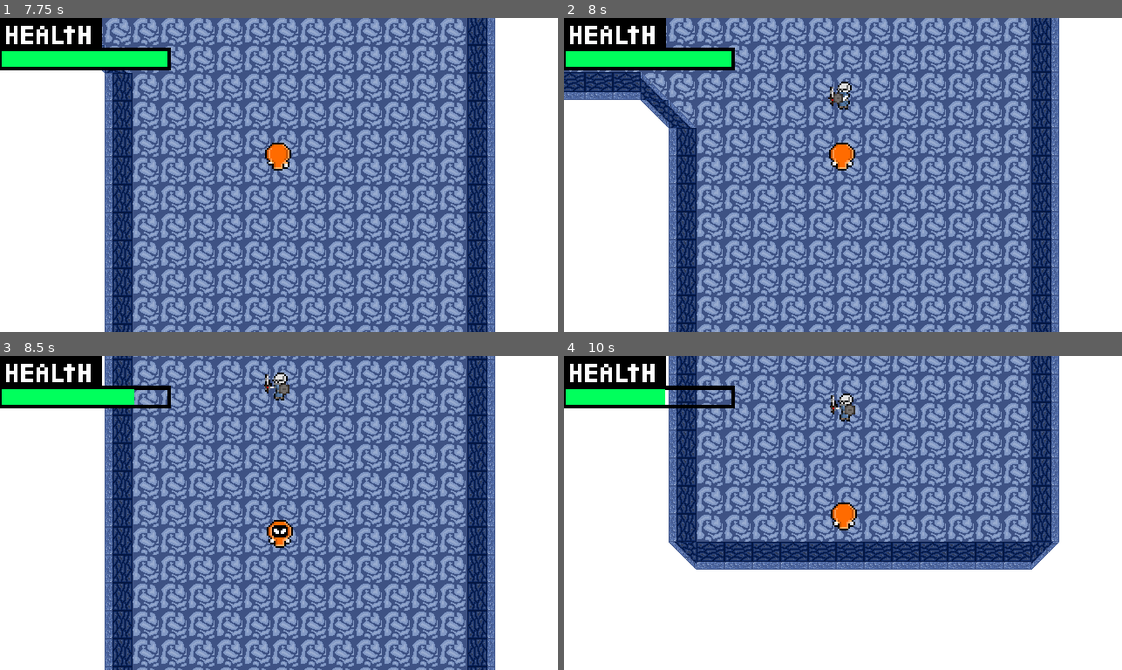
Above: before the commit, frames 1-4 (two rows, left to right).
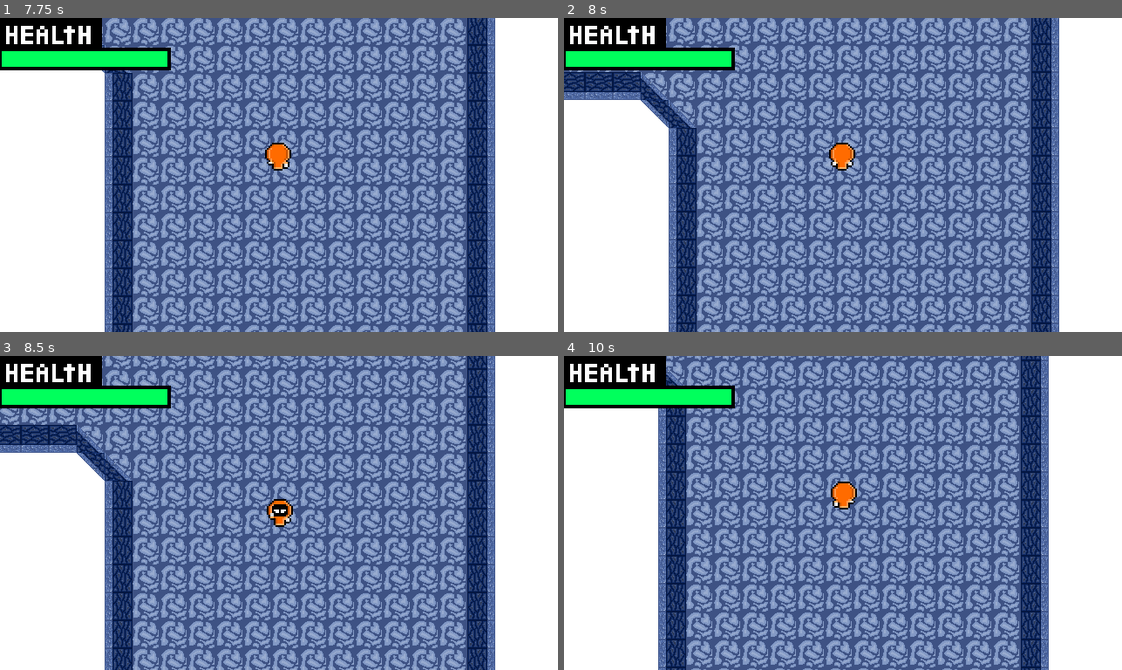
Above: after the commit, the same moments.

Repository: Endobear/Soul-Dungeon
Game: Godot game, scene res://Cenas/TesteBatalha.tscn
The game is run twice, just before and just after one commit, with the same random seed, the same clock (stepped at 60 frames per second) and the same inputs. This scene is started directly instead of the project's main scene.
Inputs (mouse positions are in pixels of both pictures, inside the frame that each line leads up to):
- Up to frame 1 (7.75 s): tap Enter (ui_accept) at 0.5, 0.77, 1.52, 3.02, 3.77, 4.52, 6.02, 6.77, 7.52 s; move the mouse to (401, 159) at 0.52 s; hold Up (mover_cima) 0.53-1.28 s; click (401, 159) at 0.6 s; move the mouse to (167, 190) at 1.27 s; hold Down (mover_baixo) 1.28-2.03 s; right-click (167, 190) at 1.35 s; move the mouse to (334, 105) at 2.02 s; hold Up (mover_cima) 2.03-3.53 s; tap Right (mover_dire) at 2.1, 5.85 s; move the mouse to (251, 237) at 2.77 s; tap Left (mover_esq) at 2.85, 6.6 s; move the mouse to (446, 222) at 3.52 s; hold Shift 3.53-4.28 s; hold Down (mover_baixo) 3.53-5.78 s; move the mouse to (111, 127) at 4.27 s; click (111, 127) at 4.35 s; move the mouse to (306, 175) at 5.02 s; right-click (306, 175) at 5.1 s; move the mouse to (195, 96) at 5.77 s; hold Up (mover_cima) from 5.78 s (still down); move the mouse to (401, 159) at 6.52 s; move the mouse to (167, 190) at 7.27 s; tap Shift at 7.35 s
- Up to frame 2 (8 s): keep holding Up (mover_cima)
- Up to frame 3 (8.5 s): move the mouse to (334, 443) at 8.02 s; release Up (mover_cima) at 8.03 s; hold Down (mover_baixo) from 8.03 s (still down); click (334, 443) at 8.1 s
- Up to frame 4 (10 s): move the mouse to (815, 575) at 8.77 s; right-click (815, 575) at 8.85 s; tap Enter (ui_accept) at 9.02, 9.77 s; move the mouse to (1010, 560) at 9.52 s; release Down (mover_baixo) at 9.53 s; hold Up (mover_cima) from 9.53 s (still down); tap Right (mover_dire) at 9.6 s

Frame 1 is identical in both runs. In frame 2, 0.2% of the frame differs, in the area x 47-52%, y 20-30%; in frame 3, 39%; in frame 4, 54%, in the area x 16-89%, y 0-100%.

Commit message:
coiso

Diff:
--- /dev/null
+++ b/Cenas/ArmaduraVazia.tres
@@ -0,0 +1,750 @@
+[gd_resource type="SpriteFrames" load_steps=103 format=3 uid="uid://b1q7buq5ylrn7"]
+
+[ext_resource type="Texture2D" uid="uid://7vhmsoyye1g1" path="res://armadura vazio frente.png" id="1_pmnn4"]
+[ext_resource type="Texture2D" uid="uid://bc5g6e0d15uu0" path="res://armadura vazio atras.png" id="2_nt3qp"]
+[ext_resource type="Texture2D" uid="uid://wpvpvmr8fnu1" path="res://Cenas/armadura vazia andar direita.png" id="3_wdeck"]
+[ext_resource type="Texture2D" uid="uid://bv2gnllan1lvk" path="res://Cenas/armadura vazia andar esquerda.png" id="4_sfk5b"]
+[ext_resource type="Texture2D" uid="uid://csbundc4l6hvb" path="res://Cenas/armadura vazia atacando frente.png" id="5_us3ab"]
+[ext_resource type="Texture2D" uid="uid://deud2meaxlau1" path="res://Cenas/armadura vazia atacando atrás.png" id="6_scxrb"]
+[ext_resource type="Texture2D" uid="uid://gkwouq4bfp3x" path="res://Cenas/armadura vazia atacar direita.png" id="7_76cjc"]
+[ext_resource type="Texture2D" uid="uid://3i47wq470t5l" path="res://Cenas/armadura vazia atacar esquerda.png" id="8_fu1fo"]
+[ext_resource type="Texture2D" uid="uid://depcmdbn1wt20" path="res://Cenas/armadura vazio parado.png" id="9_stixv"]
+
+[sub_resource type="AtlasTexture" id="AtlasTexture_u3d1o"]
+atlas = ExtResource("1_pmnn4")
+region = Rect2(0, 0, 64, 64)
+
+[sub_resource type="AtlasTexture" id="AtlasTexture_w4dii"]
+atlas = ExtResource("1_pmnn4")
+region = Rect2(64, 0, 64, 64)
+
+[sub_resource type="AtlasTexture" id="AtlasTexture_a4av4"]
+atlas = ExtResource("1_pmnn4")
+region = Rect2(0, 64, 64, 64)
+
+[sub_resource type="AtlasTexture" id="AtlasTexture_c7bxh"]
+atlas = ExtResource("2_nt3qp")
+region = Rect2(0, 0, 64, 64)
+
+[sub_resource type="AtlasTexture" id="AtlasTexture_otmdr"]
+atlas = ExtResource("2_nt3qp")
+region = Rect2(64, 0, 64, 64)
+
+[sub_resource type="AtlasTexture" id="AtlasTexture_pbd6s"]
+atlas = ExtResource("2_nt3qp")
+region = Rect2(0, 64, 64, 64)
+
+[sub_resource type="AtlasTexture" id="AtlasTexture_6rsip"]
+atlas = ExtResource("3_wdeck")
+region = Rect2(0, 0, 64, 64)
+
+[sub_resource type="AtlasTexture" id="AtlasTexture_b02lb"]
+atlas = ExtResource("3_wdeck")
+region = Rect2(64, 0, 64, 64)
+
+[sub_resource type="AtlasTexture" id="AtlasTexture_0rd3l"]
+atlas = ExtResource("3_wdeck")
+region = Rect2(0, 64, 64, 64)
+
+[sub_resource type="AtlasTexture" id="AtlasTexture_khxhb"]
+atlas = ExtResource("3_wdeck")
+region = Rect2(64, 64, 64, 64)
+
+[sub_resource type="AtlasTexture" id="AtlasTexture_558na"]
+atlas = ExtResource("4_sfk5b")
+region = Rect2(0, 0, 64, 64)
+
+[sub_resource type="AtlasTexture" id="AtlasTexture_ayf86"]
+atlas = ExtResource("4_sfk5b")
+region = Rect2(64, 0, 64, 64)
+
+[sub_resource type="AtlasTexture" id="AtlasTexture_v5ply"]
+atlas = ExtResource("4_sfk5b")
+region = Rect2(0, 64, 64, 64)
+
+[sub_resource type="AtlasTexture" id="AtlasTexture_yrnqa"]
+atlas = ExtResource("4_sfk5b")
+region = Rect2(64, 64, 64, 64)
+
+[sub_resource type="AtlasTexture" id="AtlasTexture_xi0io"]
+atlas = ExtResource("5_us3ab")
+region = Rect2(0, 0, 64, 64)
+
+[sub_resource type="AtlasTexture" id="AtlasTexture_en16i"]
+atlas = ExtResource("5_us3ab")
+region = Rect2(64, 0, 64, 64)
+
+[sub_resource type="AtlasTexture" id="AtlasTexture_obf7k"]
+atlas = ExtResource("5_us3ab")
+region = Rect2(128, 0, 64, 64)
+
+[sub_resource type="AtlasTexture" id="AtlasTexture_txcvu"]
+atlas = ExtResource("5_us3ab")
+region = Rect2(192, 0, 64, 64)
+
+[sub_resource type="AtlasTexture" id="AtlasTexture_pci0l"]
+atlas = ExtResource("5_us3ab")
+region = Rect2(256, 0, 64, 64)
+
+[sub_resource type="AtlasTexture" id="AtlasTexture_0o713"]
+atlas = ExtResource("5_us3ab")
+region = Rect2(0, 64, 64, 64)
+
+[sub_resource type="AtlasTexture" id="AtlasTexture_83uvh"]
+atlas = ExtResource("5_us3ab")
+region = Rect2(64, 64, 64, 64)
+
+[sub_resource type="AtlasTexture" id="AtlasTexture_1u23h"]
+atlas = ExtResource("5_us3ab")
+region = Rect2(128, 64, 64, 64)
+
+[sub_resource type="AtlasTexture" id="AtlasTexture_obr57"]
+atlas = ExtResource("5_us3ab")
+region = Rect2(192, 64, 64, 64)
+
+[sub_resource type="AtlasTexture" id="AtlasTexture_1d17l"]
+atlas = ExtResource("5_us3ab")
+region = Rect2(256, 64, 64, 64)
+
+[sub_resource type="AtlasTexture" id="AtlasTexture_a8rql"]
+atlas = ExtResource("5_us3ab")
+region = Rect2(0, 128, 64, 64)
+
+[sub_resource type="AtlasTexture" id="AtlasTexture_cnknk"]
+atlas = ExtResource("5_us3ab")
+region = Rect2(64, 128, 64, 64)
+
+[sub_resource type="AtlasTexture" id="AtlasTexture_w0l8o"]
+atlas = ExtResource("5_us3ab")
+region = Rect2(128, 128, 64, 64)
+
+[sub_resource type="AtlasTexture" id="AtlasTexture_royqm"]
+atlas = ExtResource("5_us3ab")
+region = Rect2(192, 128, 64, 64)
+
+[sub_resource type="AtlasTexture" id="AtlasTexture_1ka0b"]
+atlas = ExtResource("5_us3ab")
+region = Rect2(256, 128, 64, 64)
+
+[sub_resource type="AtlasTexture" id="AtlasTexture_rp721"]
+atlas = ExtResource("5_us3ab")
+region = Rect2(0, 192, 64, 64)
+
+[sub_resource type="AtlasTexture" id="AtlasTexture_ujhsp"]
+atlas = ExtResource("5_us3ab")
+region = Rect2(64, 192, 64, 64)
+
+[sub_resource type="AtlasTexture" id="AtlasTexture_jxmsl"]
+atlas = ExtResource("5_us3ab")
+region = Rect2(128, 192, 64, 64)
+
+[sub_resource type="AtlasTexture" id="AtlasTexture_3eoy7"]
+atlas = ExtResource("5_us3ab")
+region = Rect2(192, 192, 64, 64)
+
+[sub_resource type="AtlasTexture" id="AtlasTexture_2gqh8"]
+atlas = ExtResource("5_us3ab")
+region = Rect2(256, 192, 64, 64)
+
+[sub_resource type="AtlasTexture" id="AtlasTexture_tp3uw"]
+atlas = ExtResource("5_us3ab")
+region = Rect2(0, 256, 64, 64)
+
+[sub_resource type="AtlasTexture" id="AtlasTexture_q5j7j"]
+atlas = ExtResource("6_scxrb")
+region = Rect2(0, 0, 64, 64)
+
+[sub_resource type="AtlasTexture" id="AtlasTexture_dgrte"]
+atlas = ExtResource("6_scxrb")
+region = Rect2(64, 0, 64, 64)
+
+[sub_resource type="AtlasTexture" id="AtlasTexture_hvhsh"]
+atlas = ExtResource("6_scxrb")
+region = Rect2(128, 0, 64, 64)
+
+[sub_resource type="AtlasTexture" id="AtlasTexture_k1182"]
+atlas = ExtResource("6_scxrb")
+region = Rect2(192, 0, 64, 64)
+
+[sub_resource type="AtlasTexture" id="AtlasTexture_xkp7g"]
+atlas = ExtResource("6_scxrb")
+region = Rect2(256, 0, 64, 64)
+
+[sub_resource type="AtlasTexture" id="AtlasTexture_ombqx"]
+atlas = ExtResource("6_scxrb")
+region = Rect2(0, 64, 64, 64)
+
+[sub_resource type="AtlasTexture" id="AtlasTexture_fhkwi"]
+atlas = ExtResource("6_scxrb")
+region = Rect2(64, 64, 64, 64)
+
+[sub_resource type="AtlasTexture" id="AtlasTexture_mn6lg"]
+atlas = ExtResource("6_scxrb")
+region = Rect2(128, 64, 64, 64)
+
+[sub_resource type="AtlasTexture" id="AtlasTexture_o3jsx"]
+atlas = ExtResource("6_scxrb")
+region = Rect2(192, 64, 64, 64)
+
+[sub_resource type="AtlasTexture" id="AtlasTexture_anskc"]
+atlas = ExtResource("6_scxrb")
+region = Rect2(256, 64, 64, 64)
+
+[sub_resource type="AtlasTexture" id="AtlasTexture_wwy0l"]
+atlas = ExtResource("6_scxrb")
+region = Rect2(0, 128, 64, 64)
+
+[sub_resource type="AtlasTexture" id="AtlasTexture_wfr4n"]
+atlas = ExtResource("6_scxrb")
+region = Rect2(64, 128, 64, 64)
+
+[sub_resource type="AtlasTexture" id="AtlasTexture_hxr4y"]
+atlas = ExtResource("6_scxrb")
+region = Rect2(128, 128, 64, 64)
+
+[sub_resource type="AtlasTexture" id="AtlasTexture_xs7mj"]
+atlas = ExtResource("6_scxrb")
+region = Rect2(192, 128, 64, 64)
+
+[sub_resource type="AtlasTexture" id="AtlasTexture_dpqwt"]
+atlas = ExtResource("6_scxrb")
+region = Rect2(256, 128, 64, 64)
+
+[sub_resource type="AtlasTexture" id="AtlasTexture_v2gqm"]
+atlas = ExtResource("6_scxrb")
+region = Rect2(0, 192, 64, 64)
+
+[sub_resource type="AtlasTexture" id="AtlasTexture_bmec7"]
+atlas = ExtResource("6_scxrb")
+region = Rect2(64, 192, 64, 64)
+
+[sub_resource type="AtlasTexture" id="AtlasTexture_kpbx3"]
+atlas = ExtResource("6_scxrb")
+region = Rect2(128, 192, 64, 64)
+
+[sub_resource type="AtlasTexture" id="AtlasTexture_w1j7q"]
+atlas = ExtResource("6_scxrb")
+region = Rect2(192, 192, 64, 64)
+
+[sub_resource type="AtlasTexture" id="AtlasTexture_v1jlb"]
+atlas = ExtResource("6_scxrb")
+region = Rect2(256, 192, 64, 64)
+
+[sub_resource type="AtlasTexture" id="AtlasTexture_t8yn2"]
+atlas = ExtResource("6_scxrb")
+region = Rect2(0, 256, 64, 64)
+
+[sub_resource type="AtlasTexture" id="AtlasTexture_wdymf"]
+atlas = ExtResource("7_76cjc")
+region = Rect2(0, 0, 64, 64)
+
+[sub_resource type="AtlasTexture" id="AtlasTexture_ava3b"]
+atlas = ExtResource("7_76cjc")
+region = Rect2(64, 0, 64, 64)
+
+[sub_resource type="AtlasTexture" id="AtlasTexture_puu2a"]
+atlas = ExtResource("7_76cjc")
+region = Rect2(128, 0, 64, 64)
+
+[sub_resource type="AtlasTexture" id="AtlasTexture_7p8mv"]
+atlas = ExtResource("7_76cjc")
+region = Rect2(192, 0, 64, 64)
+
+[sub_resource type="AtlasTexture" id="AtlasTexture_5dtmd"]
+atlas = ExtResource("7_76cjc")
+region = Rect2(0, 64, 64, 64)
+
+[sub_resource type="AtlasTexture" id="AtlasTexture_ssa8v"]
+atlas = ExtResource("7_76cjc")
+region = Rect2(64, 64, 64, 64)
+
+[sub_resource type="AtlasTexture" id="AtlasTexture_vsg87"]
+atlas = ExtResource("7_76cjc")
+region = Rect2(128, 64, 64, 64)
+
+[sub_resource type="AtlasTexture" id="AtlasTexture_wwrd3"]
+atlas = ExtResource("7_76cjc")
+region = Rect2(192, 64, 64, 64)
+
+[sub_resource type="AtlasTexture" id="AtlasTexture_yvs6f"]
+atlas = ExtResource("7_76cjc")
+region = Rect2(0, 128, 64, 64)
+
+[sub_resource type="AtlasTexture" id="AtlasTexture_t3b16"]
+atlas = ExtResource("7_76cjc")
+region = Rect2(64, 128, 64, 64)
+
+[sub_resource type="AtlasTexture" id="AtlasTexture_ewe57"]
+atlas = ExtResource("7_76cjc")
+region = Rect2(128, 128, 64, 64)
+
+[sub_resource type="AtlasTexture" id="AtlasTexture_1rmj8"]
+atlas = ExtResource("7_76cjc")
+region = Rect2(192, 128, 64, 64)
+
+[sub_resource type="AtlasTexture" id="AtlasTexture_h0uo1"]
+atlas = ExtResource("7_76cjc")
+region = Rect2(0, 192, 64, 64)
+
+[sub_resource type="AtlasTexture" id="AtlasTexture_173wx"]
+atlas = ExtResource("7_76cjc")
+region = Rect2(64, 192, 64, 64)
+
+[sub_resource type="AtlasTexture" id="AtlasTexture_1wy1m"]
+atlas = ExtResource("7_76cjc")
+region = Rect2(128, 192, 64, 64)
+
+[sub_resource type="AtlasTexture" id="AtlasTexture_5rcsw"]
+atlas = ExtResource("7_76cjc")
+region = Rect2(192, 192, 64, 64)
+
+[sub_resource type="AtlasTexture" id="AtlasTexture_lar3t"]
+atlas = ExtResource("7_76cjc")
+region = Rect2(0, 256, 64, 64)
+
+[sub_resource type="AtlasTexture" id="AtlasTexture_ewjai"]
+atlas = ExtResource("8_fu1fo")
+region = Rect2(0, 0, 64, 64)
+
+[sub_resource type="AtlasTexture" id="AtlasTexture_is4vw"]
+atlas = ExtResource("8_fu1fo")
+region = Rect2(64, 0, 64, 64)
+
+[sub_resource type="AtlasTexture" id="AtlasTexture_4tx7r"]
+atlas = ExtResource("8_fu1fo")
+region = Rect2(128, 0, 64, 64)
+
+[sub_resource type="AtlasTexture" id="AtlasTexture_6qajl"]
+atlas = ExtResource("8_fu1fo")
+region = Rect2(192, 0, 64, 64)
+
+[sub_resource type="AtlasTexture" id="AtlasTexture_0t002"]
+atlas = ExtResource("8_fu1fo")
+region = Rect2(0, 64, 64, 64)
+
+[sub_resource type="AtlasTexture" id="AtlasTexture_dcjjh"]
+atlas = ExtResource("8_fu1fo")
+region = Rect2(64, 64, 64, 64)
+
+[sub_resource type="AtlasTexture" id="AtlasTexture_7ir3s"]
+atlas = ExtResource("8_fu1fo")
+region = Rect2(128, 64, 64, 64)
+
+[sub_resource type="AtlasTexture" id="AtlasTexture_tjaon"]
+atlas = ExtResource("8_fu1fo")
+region = Rect2(192, 64, 64, 64)
+
+[sub_resource type="AtlasTexture" id="AtlasTexture_7exnx"]
+atlas = ExtResource("8_fu1fo")
+region = Rect2(0, 128, 64, 64)
+
+[sub_resource type="AtlasTexture" id="AtlasTexture_p0oht"]
+atlas = ExtResource("8_fu1fo")
+region = Rect2(64, 128, 64, 64)
+
+[sub_resource type="AtlasTexture" id="AtlasTexture_t2585"]
+atlas = ExtResource("8_fu1fo")
+region = Rect2(128, 128, 64, 64)
+
+[sub_resource type="AtlasTexture" id="AtlasTexture_v0k31"]
+atlas = ExtResource("8_fu1fo")
+region = Rect2(192, 128, 64, 64)
+
+[sub_resource type="AtlasTexture" id="AtlasTexture_xop2p"]
+atlas = ExtResource("8_fu1fo")
+region = Rect2(0, 192, 64, 64)
+
+[sub_resource type="AtlasTexture" id="AtlasTexture_txwp1"]
+atlas = ExtResource("8_fu1fo")
+region = Rect2(64, 192, 64, 64)
+
+[sub_resource type="AtlasTexture" id="AtlasTexture_u1skv"]
+atlas = ExtResource("8_fu1fo")
+region = Rect2(128, 192, 64, 64)
+
+[sub_resource type="AtlasTexture" id="AtlasTexture_udqw2"]
+atlas = ExtResource("8_fu1fo")
+region = Rect2(192, 192, 64, 64)
+
+[sub_resource type="AtlasTexture" id="AtlasTexture_oe4ta"]
+atlas = ExtResource("8_fu1fo")
+region = Rect2(0, 256, 64, 64)
+
+[sub_resource type="AtlasTexture" id="AtlasTexture_4pefp"]
+atlas = ExtResource("9_stixv")
+region = Rect2(0, 0, 64, 64)
+
+[sub_resource type="AtlasTexture" id="AtlasTexture_qe1ka"]
+atlas = ExtResource("9_stixv")
+region = Rect2(64, 0, 64, 64)
+
+[sub_resource type="AtlasTexture" id="AtlasTexture_jc2vk"]
+atlas = ExtResource("9_stixv")
+region = Rect2(0, 64, 64, 64)
+
+[resource]
+animations = [{
+"frames": [{
+"duration": 1.0,
+"texture": SubResource("AtlasTexture_u3d1o")
+}, {
+"duration": 1.0,
+"texture": SubResource("AtlasTexture_w4dii")
+}, {
+"duration": 1.0,
+"texture": SubResource("AtlasTexture_a4av4")
+}],
+"loop": true,
+"name": &"andando baixo",
+"speed": 5.0
+}, {
+"frames": [{
+"duration": 1.0,
+"texture": SubResource("AtlasTexture_c7bxh")
+}, {
+"duration": 1.0,
+"texture": SubResource("AtlasTexture_otmdr")
+}, {
+"duration": 1.0,
+"texture": SubResource("AtlasTexture_pbd6s")
+}],
+"loop": true,
+"name": &"andando cima",
+"speed": 5.0
+}, {
+"frames": [{
+"duration": 1.0,
+"texture": SubResource("AtlasTexture_6rsip")
+}, {
+"duration": 1.0,
+"texture": SubResource("AtlasTexture_b02lb")
+}, {
+"duration": 1.0,
+"texture": SubResource("AtlasTexture_0rd3l")
+}, {
+"duration": 1.0,
+"texture": SubResource("AtlasTexture_khxhb")
+}],
+"loop": true,
+"name": &"andando direita",
+"speed": 5.0
+}, {
+"frames": [{
+"duration": 1.0,
+"texture": SubResource("AtlasTexture_558na")
+}, {
+"duration": 1.0,
+"texture": SubResource("AtlasTexture_ayf86")
+}, {
+"duration": 1.0,
+"texture": SubResource("AtlasTexture_v5ply")
+}, {
+"duration": 1.0,
+"texture": SubResource("AtlasTexture_yrnqa")
+}],
+"loop": true,
+"name": &"andando esquerda",
+"speed": 5.0
+}, {
+"frames": [{
+"duration": 1.0,
+"texture": SubResource("AtlasTexture_xi0io")
+}, {
+"duration": 1.0,
+"texture": SubResource("AtlasTexture_en16i")
+}, {
+"duration": 1.0,
+"texture": SubResource("AtlasTexture_obf7k")
+}, {
+"duration": 1.0,
+"texture": SubResource("AtlasTexture_txcvu")
+}, {
+"duration": 1.0,
+"texture": SubResource("AtlasTexture_pci0l")
+}, {
+"duration": 1.0,
+"texture": SubResource("AtlasTexture_0o713")
+}, {
+"duration": 1.0,
+"texture": SubResource("AtlasTexture_83uvh")
+}, {
+"duration": 1.0,
+"texture": SubResource("AtlasTexture_1u23h")
+}, {
+"duration": 1.0,
+"texture": SubResource("AtlasTexture_obr57")
+}, {
+"duration": 1.0,
+"texture": SubResource("AtlasTexture_1d17l")
+}, {
+"duration": 1.0,
+"texture": SubResource("AtlasTexture_a8rql")
+}, {
+"duration": 1.0,
+"texture": SubResource("AtlasTexture_cnknk")
+}, {
+"duration": 1.0,
+"texture": SubResource("AtlasTexture_w0l8o")
+}, {
+"duration": 1.0,
+"texture": SubResource("AtlasTexture_royqm")
+}, {
+"duration": 1.0,
+"texture": SubResource("AtlasTexture_1ka0b")
+}, {
+"duration": 1.0,
+"texture": SubResource("AtlasTexture_rp721")
+}, {
+"duration": 1.0,
+"texture": SubResource("AtlasTexture_ujhsp")
+}, {
+"duration": 1.0,
+"texture": SubResource("AtlasTexture_jxmsl")
+}, {
+"duration": 1.0,
+"texture": SubResource("AtlasTexture_3eoy7")
+}, {
+"duration": 1.0,
+"texture": SubResource("AtlasTexture_2gqh8")
+}, {
+"duration": 1.0,
+"texture": SubResource("AtlasTexture_tp3uw")
+}],
+"loop": true,
+"name": &"atacando baixo",
+"speed": 5.0
+}, {
+"frames": [{
+"duration": 1.0,
+"texture": SubResource("AtlasTexture_q5j7j")
+}, {
+"duration": 1.0,
+"texture": SubResource("AtlasTexture_dgrte")
+}, {
+"duration": 1.0,
+"texture": SubResource("AtlasTexture_hvhsh")
+}, {
+"duration": 1.0,
+"texture": SubResource("AtlasTexture_k1182")
+}, {
+"duration": 1.0,
+"texture": SubResource("AtlasTexture_xkp7g")
+}, {
+"duration": 1.0,
+"texture": SubResource("AtlasTexture_ombqx")
+}, {
+"duration": 1.0,
+"texture": SubResource("AtlasTexture_fhkwi")
+}, {
+"duration": 1.0,
+"texture": SubResource("AtlasTexture_mn6lg")
+}, {
+"duration": 1.0,
+"texture": SubResource("AtlasTexture_o3jsx")
+}, {
+"duration": 1.0,
+"texture": SubResource("AtlasTexture_anskc")
+}, {
+"duration": 1.0,
+"texture": SubResource("AtlasTexture_wwy0l")
+}, {
+"duration": 1.0,
+"texture": SubResource("AtlasTexture_wfr4n")
+}, {
+"duration": 1.0,
+"texture": SubResource("AtlasTexture_hxr4y")
+}, {
+"duration": 1.0,
+"texture": SubResource("AtlasTexture_xs7mj")
+}, {
+"duration": 1.0,
+"texture": SubResource("AtlasTexture_dpqwt")
+}, {
+"duration": 1.0,
+"texture": SubResource("AtlasTexture_v2gqm")
+}, {
+"duration": 1.0,
+"texture": SubResource("AtlasTexture_bmec7")
+}, {
+"duration": 1.0,
+"texture": SubResource("AtlasTexture_kpbx3")
+}, {
+"duration": 1.0,
+"texture": SubResource("AtlasTexture_w1j7q")
+}, {
+"duration": 1.0,
+"texture": SubResource("AtlasTexture_v1jlb")
+}, {
+"duration": 1.0,
+"texture": SubResource("AtlasTexture_t8yn2")
+}],
+"loop": true,
+"name": &"atacando cima",
+"speed": 5.0
+}, {
+"frames": [{
+"duration": 1.0,
+"texture": SubResource("AtlasTexture_wdymf")
+}, {
+"duration": 1.0,
+"texture": SubResource("AtlasTexture_ava3b")
+}, {
+"duration": 1.0,
+"texture": SubResource("AtlasTexture_puu2a")
+}, {
+"duration": 1.0,
+"texture": SubResource("AtlasTexture_7p8mv")
+}, {
+"duration": 1.0,
+"texture": SubResource("AtlasTexture_5dtmd")
+}, {
+"duration": 1.0,
+"texture": SubResource("AtlasTexture_ssa8v")
+}, {
+"duration": 1.0,
+"texture": SubResource("AtlasTexture_vsg87")
+}, {
+"duration": 1.0,
+"texture": SubResource("AtlasTexture_wwrd3")
+}, {
+"duration": 1.0,
+"texture": SubResource("AtlasTexture_yvs6f")
+}, {
+"duration": 1.0,
+"texture": SubResource("AtlasTexture_t3b16")
+}, {
+"duration": 1.0,
+"texture": SubResource("AtlasTexture_ewe57")
+}, {
+"duration": 1.0,
+"texture": SubResource("AtlasTexture_1rmj8")
+}, {
+"duration": 1.0,
+"texture": SubResource("AtlasTexture_h0uo1")
+}, {
+"duration": 1.0,
+"texture": SubResource("AtlasTexture_173wx")
+}, {
+"duration": 1.0,
+"texture": SubResource("AtlasTexture_1wy1m")
+}, {
+"duration": 1.0,
+"texture": SubResource("AtlasTexture_5rcsw")
+}, {
+"duration": 1.0,
+"texture": SubResource("AtlasTexture_lar3t")
+}],
+"loop": true,
+"name": &"atacando direita",
+"speed": 5.0
+}, {
+"frames": [{
+"duration": 1.0,
+"texture": SubResource("AtlasTexture_ewjai")
+}, {
+"duration": 1.0,
+"texture": SubResource("AtlasTexture_is4vw")
+}, {
+"duration": 1.0,
+"texture": SubResource("AtlasTexture_4tx7r")
+}, {
+"duration": 1.0,
+"texture": SubResource("AtlasTexture_6qajl")
+}, {
+"duration": 1.0,
+"texture": SubResource("AtlasTexture_0t002")
+}, {
+"duration": 1.0,
+"texture": SubResource("AtlasTexture_dcjjh")
+}, {
+"duration": 1.0,
+"texture": SubResource("AtlasTexture_7ir3s")
+}, {
+"duration": 1.0,
+"texture": SubResource("AtlasTexture_tjaon")
+}, {
+"duration": 1.0,
+"texture": SubResource("AtlasTexture_7exnx")
+}, {
+"duration": 1.0,
+"texture": SubResource("AtlasTexture_p0oht")
+}, {
+"duration": 1.0,
+"texture": SubResource("AtlasTexture_t2585")
+}, {
+"duration": 1.0,
+"texture": SubResource("AtlasTexture_v0k31")
+}, {
+"duration": 1.0,
+"texture": SubResource("AtlasTexture_xop2p")
+}, {
+"duration": 1.0,
+"texture": SubResource("AtlasTexture_txwp1")
+}, {
+"duration": 1.0,
+"texture": SubResource("AtlasTexture_u1skv")
+}, {
+"duration": 1.0,
+"texture": SubResource("AtlasTexture_udqw2")
+}, {
+"duration": 1.0,
+"texture": SubResource("AtlasTexture_oe4ta")
+}],
+"loop": true,
+"name": &"atacando esquerda",
+"speed": 5.0
+}, {
+"frames": [{
+"duration": 1.0,
+"texture": SubResource("AtlasTexture_4pefp")
+}, {
+"duration": 1.0,
+"texture": SubResource("AtlasTexture_qe1ka")
+}, {
+"duration": 1.0,
+"texture": SubResource("AtlasTexture_jc2vk")
+}],
+"loop": true,
+"name": &"default",
+"speed": 5.0
+}, {
+"frames": [],
+"loop": true,
+"name": &"defendendo baixo",
+"speed": 5.0
+}, {
+"frames": [],
+"loop": true,
+"name": &"defendendo cima",
+"speed": 5.0
+}, {
+"frames": [],
+"loop": true,
+"name": &"defendendo direita",
+"speed": 5.0
+}, {
+"frames": [],
+"loop": true,
+"name": &"defendendo esquerda",
+"speed": 5.0
+}, {
+"frames": [],
+"loop": true,
+"name": &"parado baixo",
+"speed": 5.0
+}, {
+"frames": [],
+"loop": true,
+"name": &"parado cima",
+"speed": 5.0
+}, {
+"frames": [],
+"loop": true,
+"name": &"parado direita",
+"speed": 5.0
+}, {
+"frames": [],
+"loop": true,
+"name": &"parado esquerda",
+"speed": 5.0
+}]
--- a/Cenas/Inimizade.gd
+++ b/Cenas/Inimizade.gd
@@ -7,6 +7,8 @@
 var dano := 1
 var animacoes : SpriteFrames
 var player  : Player  = null
+var estado  = "parado"
+var direcao = "baixo"
 
 @onready var animated_sprite_2d = $AnimatedSprite2D
 @onready var knockout = $Knockout
@@ -26,7 +28,7 @@
 
 # Called every frame. 'delta' is the elapsed time since the previous frame.
 func _process(delta):
-	animated_sprite_2d.play()
+
 	var distance_from_player
 	var direction
 	if vida <=0:
@@ -35,18 +37,32 @@
 
 	if player:
 		distance_from_player = Vector2(player.transform.get_origin().x - transform.get_origin().x, player.transform.get_origin().y - transform.get_origin().y)
+
 		direction = Vector2(clamp(distance_from_player.x, - 1, 1), clamp(distance_from_player.y, - 1, 1)).normalized()
 
+		print(int(direction.angle()))
+		match int(direction.angle()):
+			1:
+				direcao = "baixo"
+			-1:
+				direcao = "cima"
+			0:
+				direcao = "direita"
+			-3:
+				direcao = "esquerda"
 		if knockout.time_left == 0:
 			velocity.x =move_toward(velocity.x, direction.x * velocidade,velocidade/2)
 			velocity.y =move_toward(velocity.y, direction.y * velocidade,velocidade/2)
+			animated_sprite_2d.play("andando " + direcao)
 	else:
 		velocity.x = 0; velocity.y = 0
+		animated_sprite_2d.play("parado " + direcao)
 
 
 	if knockout.time_left > 0:
 		if player:
 			velocity = -direction * 120
+
 	move_and_slide()
 
 
--- a/Cenas/TesteBatalha.tscn
+++ b/Cenas/TesteBatalha.tscn
@@ -4,7 +4,7 @@
 [ext_resource type="TileSet" uid="uid://d1kcm7mmmvuy3" path="res://uga2.tres" id="2_a8rkg"]
 [ext_resource type="PackedScene" uid="uid://ogjebt3wfacr" path="res://Cenas/jogador.tscn" id="2_fon73"]
 [ext_resource type="PackedScene" uid="uid://ccpeh2nrjl0t8" path="res://Cenas/Inimizade.tscn" id="3_62ytn"]
-[ext_resource type="Resource" path="res://Carlos Esqueletoide.tres" id="4_a6q1l"]
+[ext_resource type="Resource" uid="uid://da6gpbbhqvo6h" path="res://Cenas/informacoesArmaduraVazia.tres" id="6_yx2xj"]
 
 [node name="Node2D" type="Node2D"]
 script = ExtResource("1_sh61p")
@@ -24,14 +24,18 @@
 position = Vector2(53, -6)
 
 [node name="inimigo" parent="." instance=ExtResource("3_62ytn")]
-position = Vector2(84, -401)
-infoInimigo = ExtResource("4_a6q1l")
+position = Vector2(-6, -3017)
+infoInimigo = ExtResource("6_yx2xj")
 
 [node name="inimigo2" parent="." instance=ExtResource("3_62ytn")]
 position = Vector2(-859, -511)
 
+[node name="inimigo15" parent="." instance=ExtResource("3_62ytn")]
+position = Vector2(-631, -3039)
+infoInimigo = ExtResource("6_yx2xj")
+
 [node name="inimigo3" parent="." instance=ExtResource("3_62ytn")]
-position = Vector2(-1091, -1547)
+position = Vector2(-1093, -1545)
 
 [node name="inimigo4" parent="." instance=ExtResource("3_62ytn")]
 position = Vector2(-899, -1147)
@@ -43,7 +47,7 @@
 position = Vector2(598, -1379)
 
 [node name="inimigo7" parent="." instance=ExtResource("3_62ytn")]
-position = Vector2(642, -622)
+position = Vector2(633, -624)
 
 [node name="inimigo8" parent="." instance=ExtResource("3_62ytn")]
 position = Vector2(-1058, -2322)
--- /dev/null
+++ b/Cenas/informacoesArmaduraVazia.tres
@@ -0,0 +1,12 @@
+[gd_resource type="Resource" script_class="informacoesInimigo" load_steps=3 format=3 uid="uid://da6gpbbhqvo6h"]
+
+[ext_resource type="SpriteFrames" uid="uid://b1q7buq5ylrn7" path="res://Cenas/ArmaduraVazia.tres" id="1_q13st"]
+[ext_resource type="Script" path="res://Códigos/informacoesInimigo.gd" id="2_lu8bh"]
+
+[resource]
+script = ExtResource("2_lu8bh")
+vida = 5
+vidaMax = 10
+velocidade = 55
+dano = 1
+animacoes = ExtResource("1_q13st")
Binary file added: Cenas/armadura vazia andar direita.png
Not shown, added: Cenas/armadura vazia andar direita.png.import
Binary file added: Cenas/armadura vazia andar esquerda.png
Not shown, added: Cenas/armadura vazia andar esquerda.png.import
Binary file added: Cenas/armadura vazia atacando atrás.png
Not shown, added: Cenas/armadura vazia atacando atrás.png.import
Binary file added: Cenas/armadura vazia atacando frente.png
Not shown, added: Cenas/armadura vazia atacando frente.png.import
Binary file added: Cenas/armadura vazia atacar direita.png
Not shown, added: Cenas/armadura vazia atacar direita.png.import
Binary file added: Cenas/armadura vazia atacar esquerda.png
Not shown, added: Cenas/armadura vazia atacar esquerda.png.import
(and 10 more such lines)
